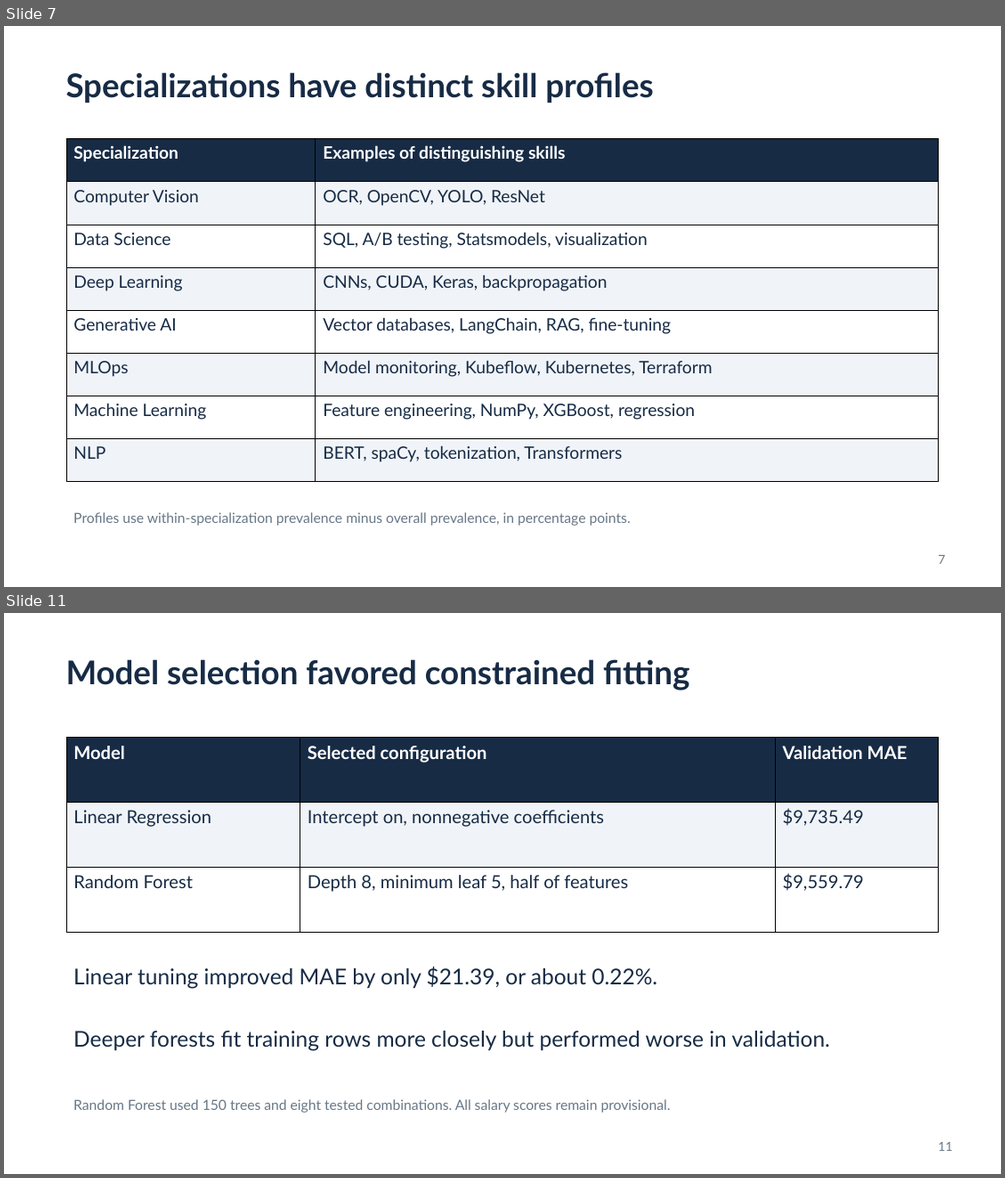
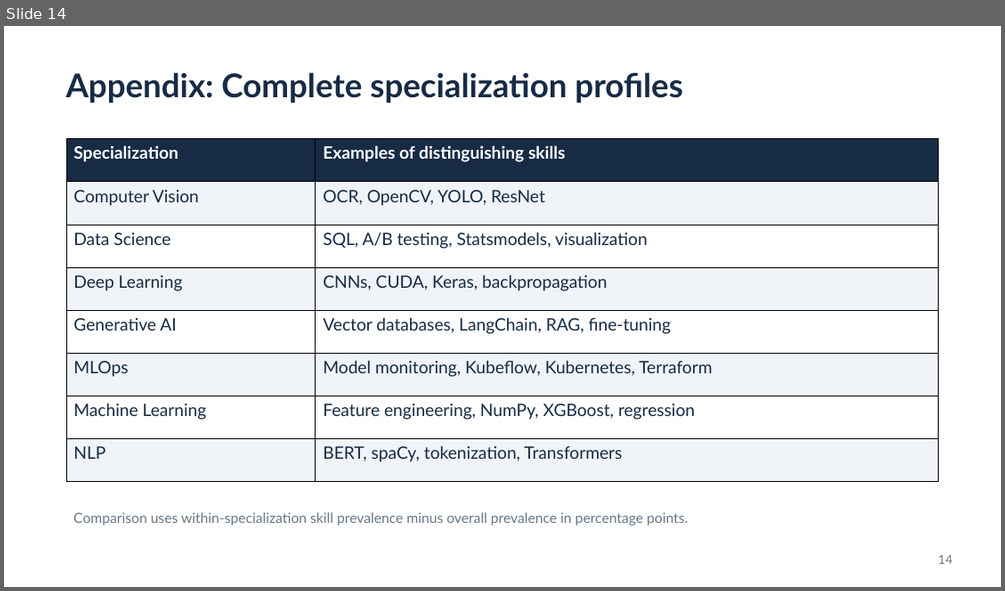
Before and after one commit to BruSalSprouts/ai-job-categories, a slide deck: reports/AI Jobs Project.pptx. Shown one above the other, each under a label of ours: slides 7 and 11 before the commit, slide 14 after it; the slides between them are not shown. The pictures are 1005x1178 and 1005x591 pixels, drawn with LibreOffice and Linux fonts; fonts in the diff are those of the drawing. Boxes give left, top, right and bottom in pixels: in the first picture for what was removed or moved away, otherwise in the second. Text is boxed around its words. In the diff, an @@ line names an element or a change of style, - is before the commit and + after.

```diff
--- a/reports/AI Jobs Project.pptx
+++ b/reports/AI Jobs Project.pptx
@@ slide 11 removed at [4,613,1001,1174], background #FFFFFF @@
@@ text removed at [66,659,689,690] @@
-Model selection favored constrained fitting
@@ table removed at [66,738,938,933], 3 rows, 3 columns @@
-Model | Selected configuration | Validation MAE
-Linear Regression | Intercept on, nonnegative coefficients | $9,735.49
-Random Forest | Depth 8, minimum leaf 5, half of features | $9,559.79
@@ text removed at [73,966,657,989] @@
-Linear tuning improved MAE by only $21.39, or about 0.22%.
@@ text removed at [73,1030,830,1051] @@
-Deeper forests fit training rows more closely but performed worse in validation.
@@ text removed at [73,1099,671,1112] @@
-Random Forest used 150 trees and eight tested combinations. All salary scores remain provisional.
@@ text removed at [938,1142,952,1151] @@
-11
@@ what was slide 7 is now slide 14 @@
@@ slide 14 changed as well @@
@@ text at [66,72,682,103]: text changed @@
-Specializations have distinct skill profiles
+Appendix: Complete specialization profiles
@@ text at [73,512,688,525]: text changed @@
-Profiles use within-specialization prevalence minus overall prevalence, in percentage points.
+Comparison uses within-specialization skill prevalence minus overall prevalence in percentage points.
@@ text at [938,555,952,564]: text changed @@
-7
+14
```
Also in this commit, not shown: 4 other slides changed, 10 slides added, 9 other slides removed, 1 other file.
